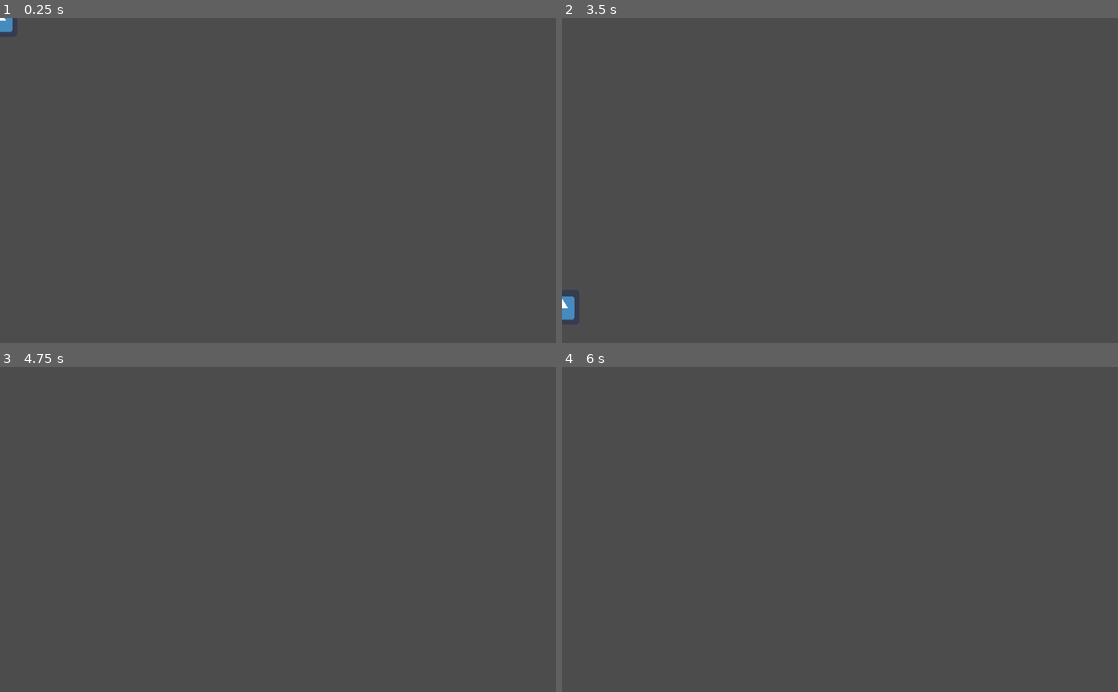
Above: before the commit, frames 1-4 (two rows, left to right).
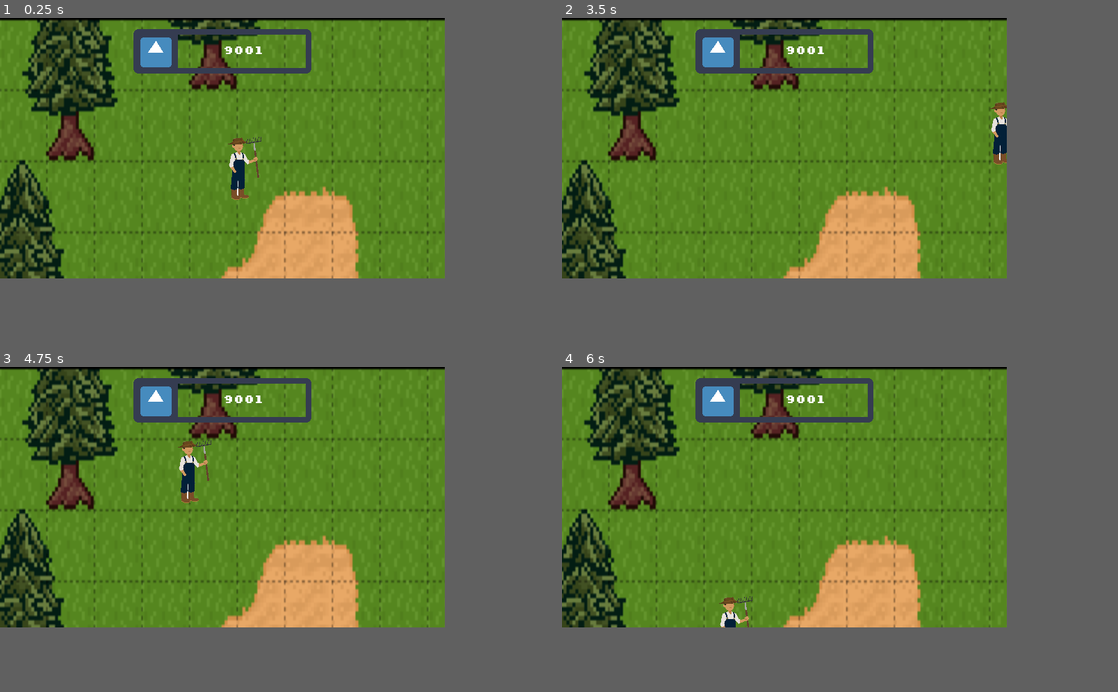
Above: after the commit, the same moments.

Repository: astro-panda/poo-farmer
Game: Godot game, scene res://Scenes/Main.tscn
Same seed, same stepped clock (60 frames per second), same inputs: the game is played once before the commit and once after it. Before the commit the project starts from res://Scenes/Animal/Animal.tscn. The engine's default icon, where the game draws it, is replaced by a stand-in: a white triangle on a blue panel in a dark square.
Inputs (mouse positions are in pixels of both pictures, inside the frame that each line leads up to):
- Up to frame 1 (0.25 s): no input
- Up to frame 2 (3.5 s): move the mouse to (962, 164) at 0.52 s; press the mouse at (962, 164) at 0.53 s; hold Right (move_right) 0.53-1.28 s; move the mouse to (728, 196) at 1.27 s; release the mouse at (728, 196) at 1.28 s; hold Down (move_down) 1.28-2.03 s; click (728, 196) at 1.35 s; move the mouse to (895, 109) at 2.02 s; press the mouse at (895, 109) at 2.03 s; hold Right (move_right) 2.03-2.78 s; move the mouse to (812, 245) at 2.77 s; release the mouse at (812, 245) at 2.78 s; hold Up (move_up) from 2.78 s (still down); click (812, 245) at 2.85 s
- Up to frame 3 (4.75 s): move the mouse to (444, 578) at 3.52 s; release Up (move_up) at 3.53 s; press the mouse at (444, 578) at 3.53 s; hold Left (move_left) from 3.53 s (still down); move the mouse to (111, 480) at 4.27 s; release the mouse at (111, 480) at 4.28 s; click (111, 480) at 4.35 s
- Up to frame 4 (6 s): move the mouse to (867, 529) at 5.02 s; release Left (move_left) at 5.03 s; press the mouse at (867, 529) at 5.03 s; hold Down (move_down) 5.03-5.78 s; move the mouse to (756, 448) at 5.77 s; release the mouse at (756, 448) at 5.78 s; hold Right (move_right) from 5.78 s (still down); click (756, 448) at 5.85 s
The window is 800x468 before the commit and 640x375 after it. Grey fills any space a smaller window leaves; there, only what the larger window draws over its background counts as a difference.

The runs differ from the first frame. In frame 1, 63% of the frame differs, in the area x 0-80%, y 0-81%; in frame 2, 63%, in the area x 0-80%, y 0-93%; in frame 3, 63%; in frame 4, 63%.

Commit message:
Added the main scene

Diff:
--- /dev/null
+++ b/poofarmer/Scenes/Main.tscn
@@ -0,0 +1,41 @@
+[gd_scene load_steps=6 format=2]
+
+[ext_resource path="res://Scenes/Player.tscn" type="PackedScene" id=1]
+[ext_resource path="res://Images/temporary-background.png" type="Texture" id=2]
+[ext_resource path="res://Scenes/UI/Hud.tscn" type="PackedScene" id=3]
+
+[sub_resource type="RectangleShape2D" id=1]
+extents = Vector2( 1024, 1024 )
+
+[sub_resource type="SpriteFrames" id=2]
+animations = [ {
+"frames": [ ExtResource( 2 ) ],
+"loop": true,
+"name": "default",
+"speed": 5.0
+} ]
+
+[node name="Main" type="Node"]
+
+[node name="Background" type="Area2D" parent="."]
+__meta__ = {
+"_edit_group_": true
+}
+
+[node name="CollisionShape2D" type="CollisionShape2D" parent="Background"]
+position = Vector2( 1024, 1024 )
+shape = SubResource( 1 )
+__meta__ = {
+"_edit_group_": true
+}
+
+[node name="AnimatedSprite" type="AnimatedSprite" parent="Background"]
+scale = Vector2( 2.14, 3.2 )
+frames = SubResource( 2 )
+centered = false
+
+[node name="Player" parent="." instance=ExtResource( 1 )]
+position = Vector2( 352, 216 )
+
+[node name="Control" parent="." instance=ExtResource( 3 )]
+margin_bottom = 8.0
--- a/poofarmer/Scenes/Player.tscn
+++ b/poofarmer/Scenes/Player.tscn
@@ -4,7 +4,7 @@
 [ext_resource path="res://Images/temporary-farmer-clipart.png" type="Texture" id=2]
 
 [sub_resource type="RectangleShape2D" id=1]
-extents = Vector2( 19.5, 59.5 )
+extents = Vector2( 13, 44.5 )
 
 [sub_resource type="SpriteFrames" id=2]
 animations = [ {
@@ -18,11 +18,11 @@
 script = ExtResource( 1 )
 
 [node name="PlayerHitbox" type="CollisionShape2D" parent="."]
-position = Vector2( -10.5, 1.5 )
+position = Vector2( -9, 0.5 )
 shape = SubResource( 1 )
 
 [node name="PlayerSprite" type="AnimatedSprite" parent="."]
-scale = Vector2( 0.1, 0.1 )
+scale = Vector2( 0.075, 0.075 )
 frames = SubResource( 2 )
 animation = "test"
 
--- a/poofarmer/Scenes/UI/Hud.tscn
+++ b/poofarmer/Scenes/UI/Hud.tscn
@@ -50,8 +50,7 @@
 patch_margin_bottom = 8
 
 [node name="CrudIcon" type="TextureRect" parent="CanvasLayer/CrudCreditContainer"]
-margin_left = 8.0
-margin_right = 72.0
+margin_right = 64.0
 margin_bottom = 64.0
 texture = ExtResource( 3 )
 stretch_mode = 1
--- a/poofarmer/Scripts/Player.gd
+++ b/poofarmer/Scripts/Player.gd
@@ -27,6 +27,15 @@
 	if Input.is_action_pressed("move_up"):
 		velocity.y -= 1
 
+	if velocity.x > 0:
+		print("play right animation")
+	elif velocity.x < 0:
+		print("play left animation")
+	elif velocity.y > 0:
+		print("play up animation")
+	elif velocity.y < 0:
+		print ("play down animation")
+
 	if velocity.length() > 0:
 		velocity = velocity.normalized() * speed
 		$PlayerSprite.play()
@@ -36,15 +45,6 @@
 	position += velocity * delta
 	position.x = clamp(position.x, 0, screen_size.x)
 	position.y = clamp(position.y, 0, screen_size.y)
-
-	if velocity.x > 0:
-		print("play right animation")
-	elif velocity.x < 0:
-		print("play left animation")
-	elif velocity.y > 0:
-		print("play up animation")
-	elif velocity.y < 0:
-		print ("play down animation")
 
 func _unhandled_input(event):
 	if event.is_action_pressed("player_fire"):
--- a/poofarmer/project.godot
+++ b/poofarmer/project.godot
@@ -27,8 +27,15 @@
 [application]
 
 config/name="poofarmer"
-run/main_scene="res://Scenes/Animal/Animal.tscn"
+run/main_scene="res://Scenes/Main.tscn"
 config/icon="res://icon.png"
+
+[display]
+
+window/size/width=640
+window/size/height=375
+window/stretch/mode="2d"
+window/stretch/aspect="keep"
 
 [gui]
 
Binary file added: poofarmer/Images/temporary-background.png
Not shown, added: poofarmer/Images/temporary-background.png.import
